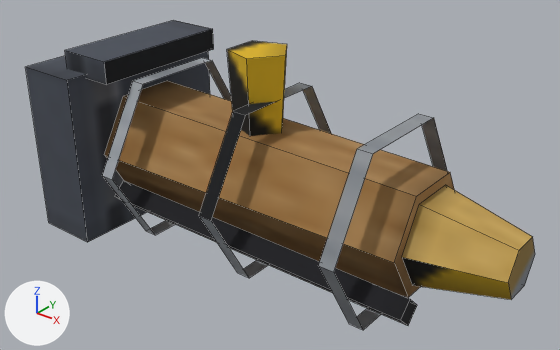
Two versions of the OBJ model tenebris-rs/assets/models/ship_cryo_trunk.obj, one commit apart.
The view is the same before and after, from a camera (50 mm lens) standing at (1.789, -1.401, 0.889) and looking at (0.673, -0.006, 0.024). Arrows for +X, +Y and +Z are at lower left; the lights stay in place. The older version comes first. Mesh edges are drawn as thin lines. Where no turn or scale is listed for an object, it has been applied to the vertices.

In view in the first picture: 'base', 'body', 'fins', 'hazard', 'lines', 'nozzle', 'valve'.
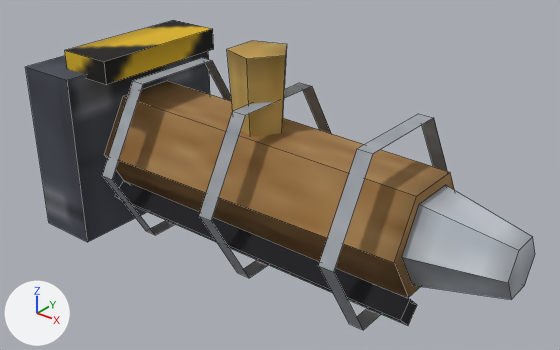
Boxes (x1, y1, x2, y2) around the edits, measured in the pictures (560 x 350 px):
part 1 of me_base, surface changed
    both: (42, 51, 209, 232)
part 2 of me_fins, surface changed
    both: (107, 58, 442, 319)
part 3 of me_hazard, surface changed (grey to yellow)
    both: (65, 20, 213, 84)
part 4 of me_nozzle, surface changed (orange to grey)
    both: (402, 185, 535, 300)
part 5 of me_valve, surface changed
    both: (227, 41, 287, 136)

The change in detail:
me_base has 8 vertices, 6 faces and spans x 0.0..0.18, y -0.26..0.26, z -0.24..0.24.
me_base is used by ob_base; location (0.0, 0.0, 0.0).
me_base part 1: 6 kept faces spanning x 0.0..0.18, y -0.26..0.26, z -0.24..0.24 get new texture (UV) coordinates.
me_fins has 36 vertices, 18 faces and spans x 0.28..1.02, y -0.26..0.26, z -0.225..0.225.
me_fins is used by ob_fins; location (0.0, 0.0, 0.0).
me_fins part 2: texture (UV) coordinates of 18 of 18 faces, centred in x 0.3..1.0, y -0.195..0.195, z -0.225..0.225, changed; they spanned u 0.01..0.86, v 0.76..0.84 and now span u 0.01..0.79, v 0.75..0.84.
me_hazard has 8 vertices, 6 faces and spans x 0.1..0.26, y -0.2..0.2, z 0.23..0.29.
me_hazard is used by ob_hazard; location (0.0, 0.0, 0.0).
me_hazard part 3: 6 kept faces spanning x 0.1..0.26, y -0.2..0.2, z 0.23..0.29 get new texture (UV) coordinates.
me_nozzle has 12 vertices, 8 faces and spans x 1.1..1.32, y -0.12..0.12, z -0.104..0.104.
me_nozzle is used by ob_nozzle; location (0.0, 0.0, 0.0).
me_nozzle part 4: texture (UV) coordinates of 8 of 8 faces, centred in x 1.1..1.32, y -0.071..0.071, z -0.082..0.082, changed; they spanned u 0.16..0.35, v 0.81..0.84 and now span u 0.35..0.53, v 0.81..0.84.
me_valve has 10 vertices, 7 faces and spans x 0.54..0.685, y -0.076..0.076, z 0.0..0.34.
me_valve is used by ob_valve; location (0.0, 0.0, 0.0).
me_valve part 5: texture (UV) coordinates of 7 of 7 faces, centred in x 0.548..0.651, y -0.054..0.054, z 0.0..0.34, changed; they spanned u 0.01..0.14, v 0.79..0.84 and now span u 0.2..0.33, v 0.79..0.84.
